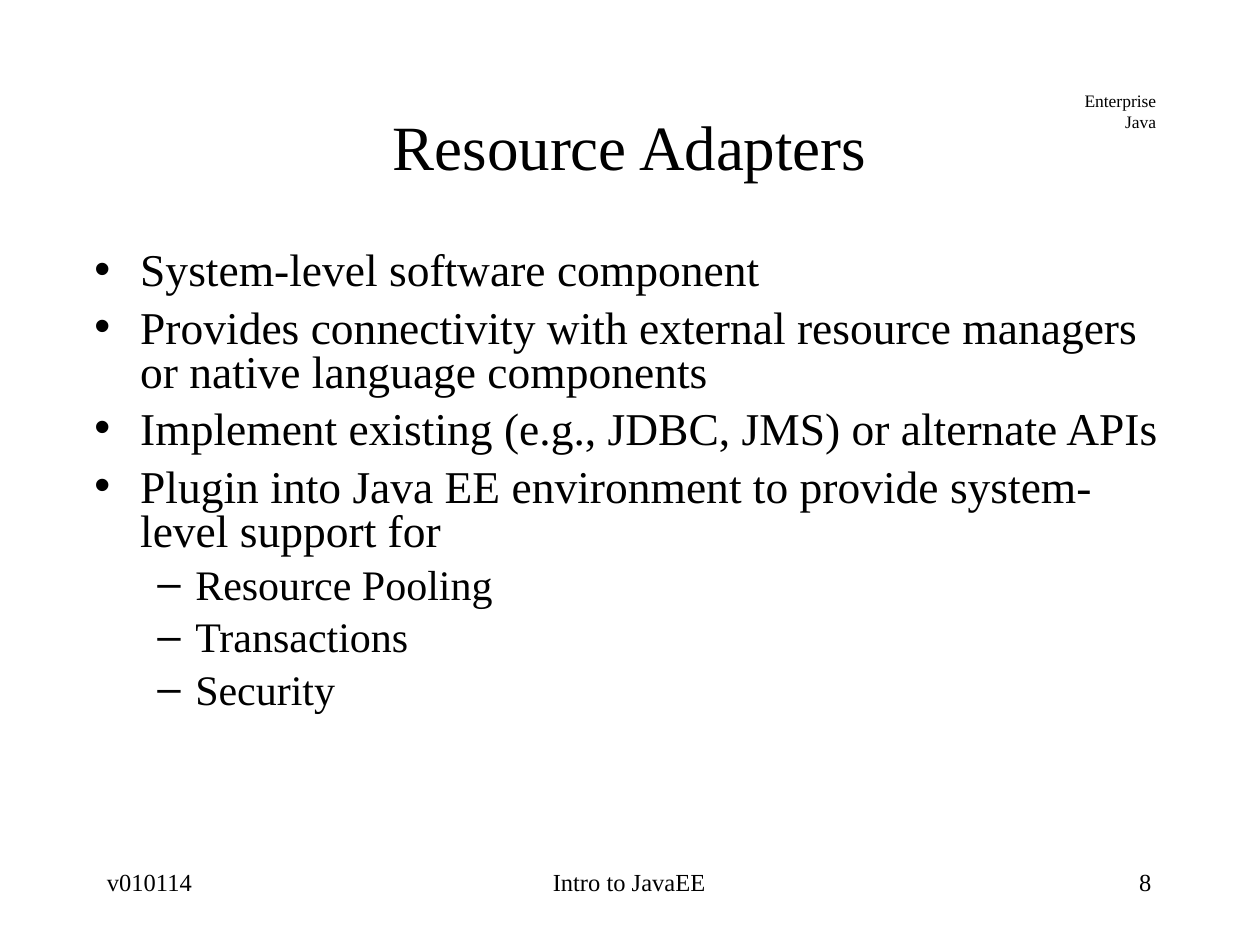
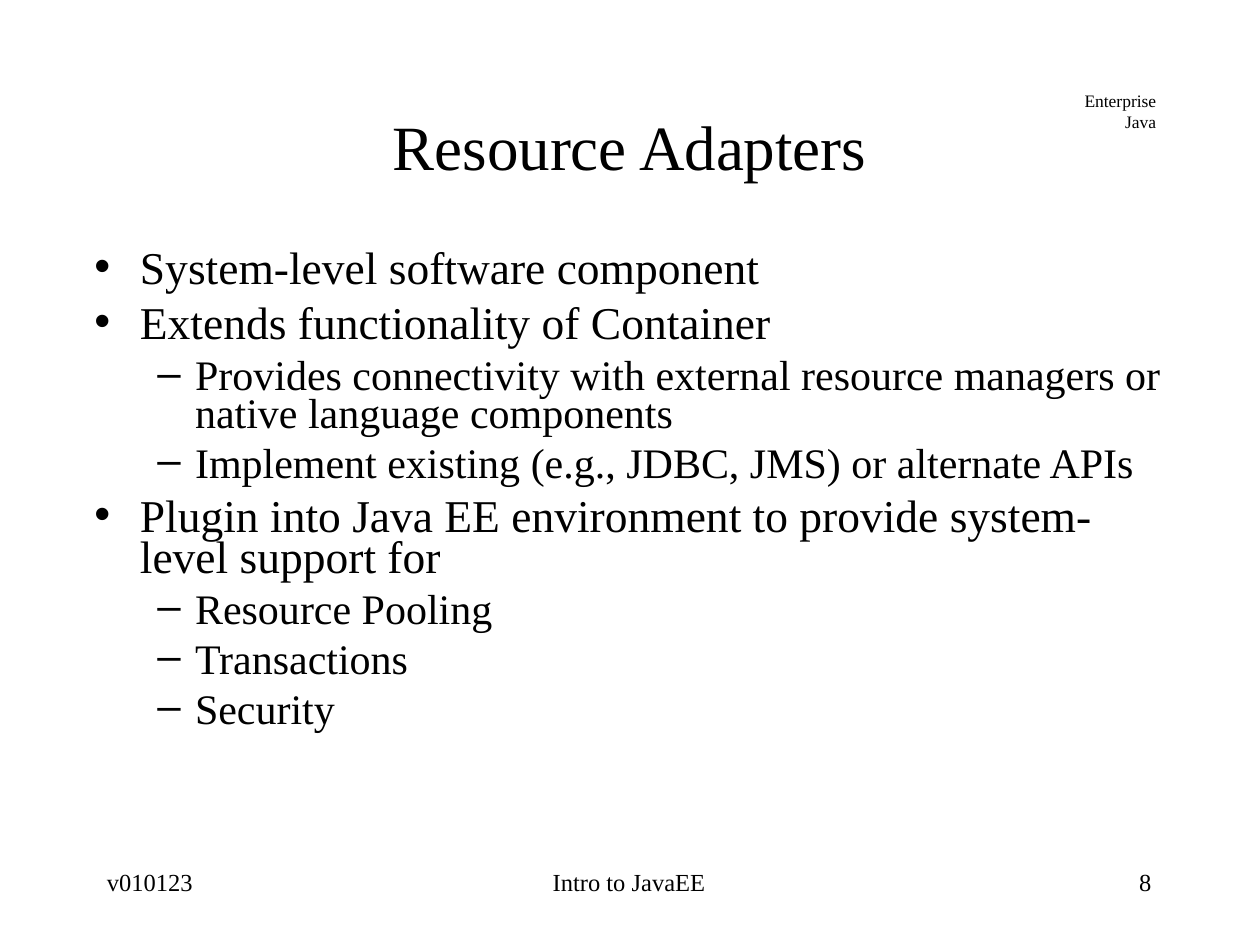
Before and after one commit to jcstaff/ejava-javaee, a slide deck: slide 8 of course-docs/src/site/resources/lectures/javaee-intro.ppt. Drawn at 1260x945 pixels with LibreOffice and Linux fonts; fonts in the diff are those of the drawing. Boxes give left, top, right and bottom in pixels: in the first picture for what was removed or moved away, otherwise in the second. Text is boxed around its words. In the diff, an @@ line names an element or a change of style, - is before the commit and + after.

```diff
--- a/course-docs/src/site/resources/lectures/javaee-intro.ppt
+++ b/course-docs/src/site/resources/lectures/javaee-intro.ppt
@@ text at (140,252,1160,733): size 26 to 24 pt in "Provides connectivity with external resource managers or ...", "Implement existing (e.g., JDBC, JMS) or alternate ..."; line spacing 0.8 to 0.75; bullet • to –; list level 1 to 2 in "Provides connectivity with external resource ..."; list level 1 to 2 in "Implement existing (e.g., JDBC, JMS) ..." @@
@@ text at (140,307,770,348): paragraph added @@
+• Extends functionality of Container
@@ text at (107,874,193,892): text changed @@
-v010114
+v010123
```
Also in this commit, not shown: 21 other slides changed, 2 other files.
